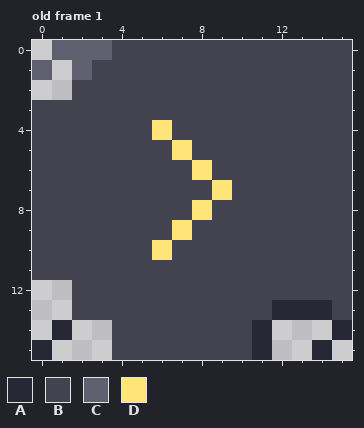
Edited in one commit: pixel-art file (art/belt.aseprite). Above: the version before the commit.
16x16 pixels, 1 frame. Shown: old frame 1. The commit also changed other frames, which this record leaves out.
Palette (. is transparent): A #272736  B #43434f  C #606070  D #ffe478
Pixels before, old frame 1, first column x 0:
 0 .CCCBBBBBBBBBBBB
 1 C.CBBBBBBBBBBBBB
 2 ..BBBBBBBBBBBBBB
 3 BBBBBBBBBBBBBBBB
 4 BBBBBBDBBBBBBBBB
 5 BBBBBBBDBBBBBBBB
 6 BBBBBBBBDBBBBBBB
 7 BBBBBBBBBDBBBBBB
 8 BBBBBBBBDBBBBBBB
 9 BBBBBBBDBBBBBBBB
10 BBBBBBDBBBBBBBBB
11 BBBBBBBBBBBBBBBB
12 ..BBBBBBBBBBBBBB
13 ..BBBBBBBBBBAAAB
14 .A..BBBBBBBA...A
15 A...BBBBBBBA..A.
After the commit:
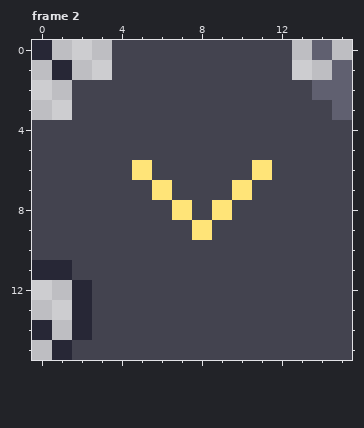
A new or re-ordered frame is compared with the old frame closest to it.
The edit:
frames 1 -> 3
Frame 2 is new; against old frame 1:
y 0: x 0..3 .CCC -> A...; x 13..15 BBB -> .C.
y 1: x 0..3 C.CB -> .A..; x 13..15 BBB -> ..C
y 2: x 14..15 BB -> CC
y 3: x 0..1 BB -> ..; x 15 B -> C
y 4: x 6 D -> B
y 5: x 7 D -> B
y 6: x 5 B -> D; x 8 D -> B; x 11 B -> D
y 7: x 6 B -> D; x 9..10 DB -> BD
y 8: x 7..9 BDB -> DBD
y 9: x 7..8 DB -> BD
y 10: x 6 D -> B
y 11: x 0..1 BB -> AA
y 12: x 2 B -> A
y 13: x 2 B -> A; x 12..14 AAA -> BBB
y 14: x 0..3 .A.. -> A.AB; x 11..15 A...A -> BBBBB
y 15: x 0..3 A... -> .ABB; x 11..15 A..A. -> BBBBB
Where, in picture pixels (left, top, right, bottom), the same in both pictures:
changed: (32, 40, 352, 360)
